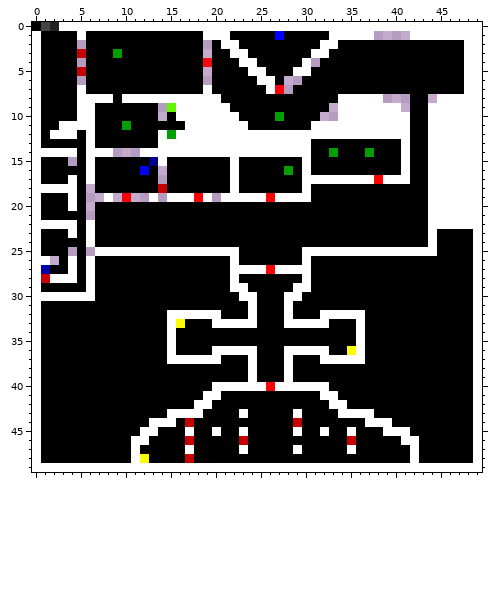
File history of a pixel-art sprite, DungeonCrawler/Art/l1.png. Above: the version before the commit.
The file is 50x50 pixels. Pixels under 10% opacity are left out. Colours within 5 levels of each other are drawn and written as one.
The same view after the edit:
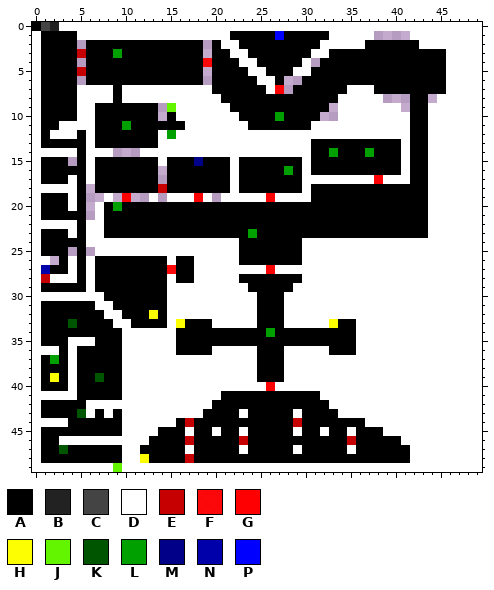
Palette (. is transparent): A #000000  B #222222  C #444444  D #ffffff  E #c60000  F #ff0001f4  G #ff0002  H #fefe02fe  J #63f400  K #005600  L #00a000  M #000088  N #0000aa  P #0000ff
Diff:
Colour H becomes colour A in row 36 at x 35.
Colour M becomes colour A in row 15 at x 13.
Colour P becomes colour A in row 16 at x 12.
Colour A becomes colour D in row 1 at x 6 to 18; in row 2 at x 34 to 36 and 43 to 47; in rows 3 to 6 at x 46 to 47; in row 7 at x 6 to 8, 10 to 18, 35 to 37 and 46 to 47; in rows 20 to 22 at x 7; in row 23 at x 7 and 45 to 48.
Colour A becomes colour D in row 24 at x 7 to 22, 30 to 43 and 45 to 48; in row 25 at x 45 to 48; in row 26 at x 15, 18 to 21 and 31 to 48; in row 27 at x 18 to 21 and 31 to 48; in row 28 at x 15, 18 to 21 and 31 to 48; in row 29 at x 15 to 21 and 31 to 48.
Colour A becomes colour D in row 30 at x 7, 15 to 22 and 30 to 48; in row 31 at x 7 to 8, 15 to 23 and 29 to 48; in row 32 at x 8 to 9, 21 to 23, 29 to 31 and 37 to 48; in row 33 at x 9 to 10 and 37 to 48; in row 34 at x 10 to 14 and 37 to 48; in row 35 at x 4 to 6, 10 to 14 and 37 to 48.
Colour A becomes colour D in row 36 at x 1 to 2, 4, 10 to 14 and 37 to 48; in row 37 at x 4, 10 to 14, 21 to 23, 29 to 31 and 37 to 48; in rows 38 to 39 at x 4, 10 to 23 and 29 to 48; in row 40 at x 4, 10 to 19 and 33 to 48; in row 41 at x 1 to 4, 10 to 18 and 34 to 48; in row 42 at x 6 to 17 and 35 to 48.
Colour A becomes colour D in row 43 at x 6, 8, 10 to 14 and 38 to 48; in row 44 at x 1 to 3, 10 to 12 and 40 to 48; in row 45 at x 10 to 11 and 42 to 48; in row 46 at x 3 to 10 and 43 to 48; in rows 47 to 48 at x 10 and 43 to 48.
Colour A becomes colour F in row 27 at x 15.
Colour A becomes colour H in row 32 at x 13; in row 33 at x 33; in row 39 at x 2.
Colour D becomes colour J in row 49 at x 9.
Colour A becomes colour K in row 33 at x 4; in row 39 at x 7; in row 43 at x 5; in row 47 at x 3.
Colour A becomes colour L in row 20 at x 9; in row 23 at x 24; in row 34 at x 26; in row 37 at x 2.
Colour A becomes colour M in row 15 at x 18.
Pixel boxes of the changes (left, top, right, bottom) in both pictures:
changed: (86, 31, 203, 40)
changed: (338, 40, 365, 49)
changed: (419, 40, 464, 94)
changed: (86, 85, 203, 94)
changed: (347, 85, 374, 94)
changed: (41, 157, 473, 472)
